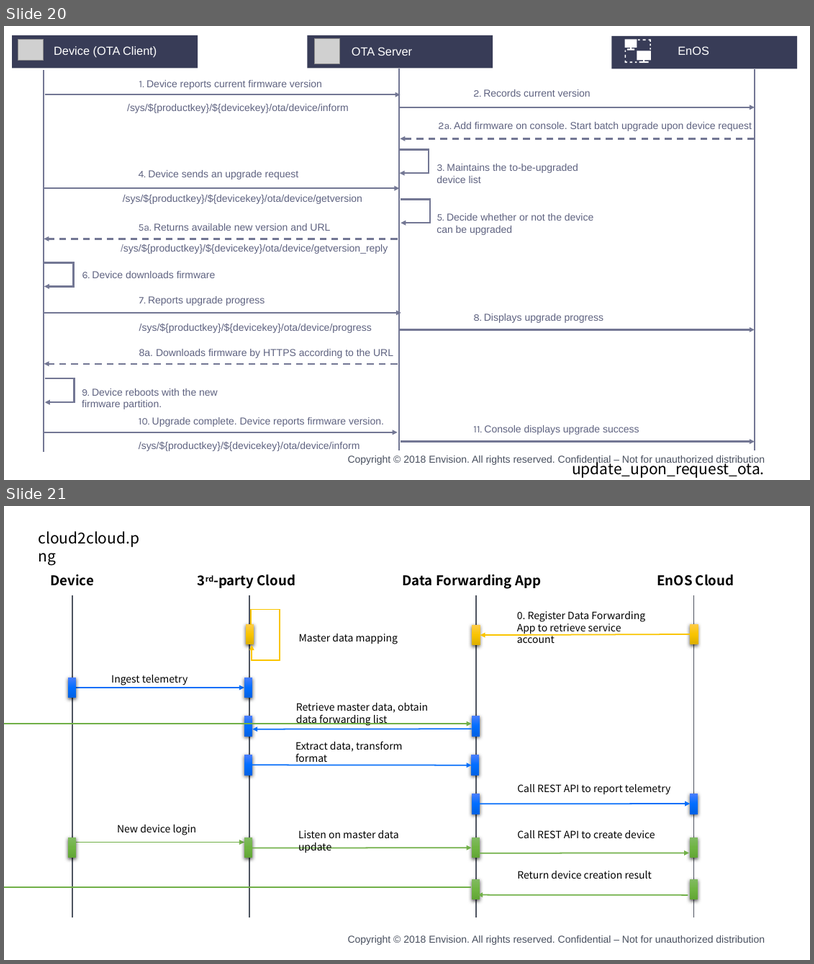
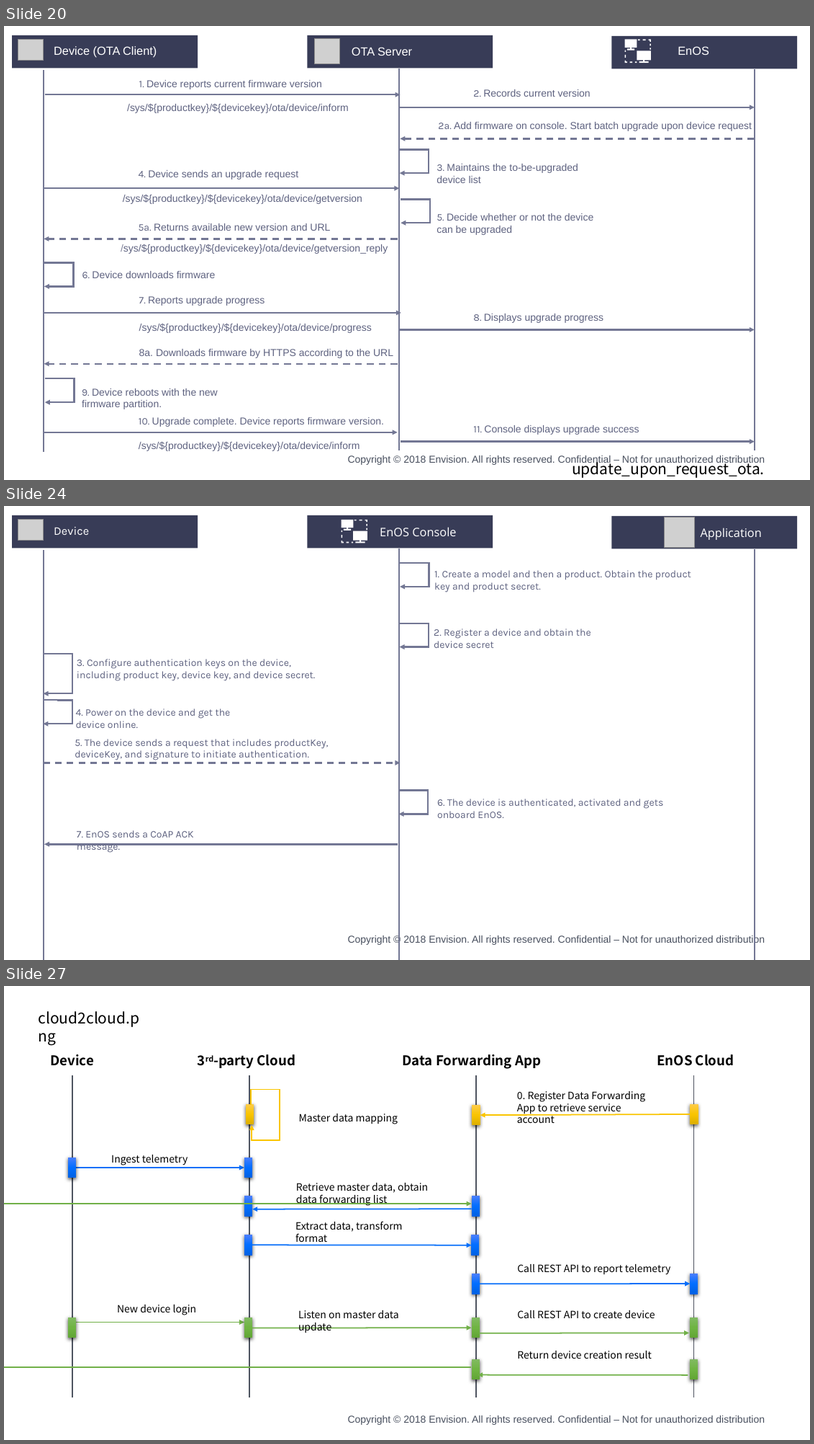
Before and after one commit to kikuchiyo/device_connection_en, a slide deck: media/device_en.pptx. Shown one above the other, each under a label of ours: slides 20 and 21 before the commit, slides 20, 24 and 27 after it; the slides between them are not shown. The pictures are 814x964 and 814x1444 pixels, drawn with LibreOffice and Linux fonts; fonts in the diff are those of the drawing; grey boxes stand for pictures; background and template pictures are left out. Boxes give left, top, right and bottom in pixels: in the first picture for what was removed or moved away, otherwise in the second. Text is boxed around its words. In the diff, an @@ line names an element or a change of style, - is before the commit and + after.

```diff
--- a/media/device_en.pptx
+++ b/media/device_en.pptx
@@ slide 24 added at [4, 506, 810, 960], background #FFFFFF; not listed: 1 template element that a slide beside it also shows @@
@@ group added at [12, 515, 797, 960]: 10 texts, 8 lines, 5 elbow arrows, 3 rectangles, 2 pictures, 2 arrows, 1 freeform shape @@
+Device
+Application
+1. Create a model and then a product. Obtain the product key and product secret.
+2. Register a device and obtain the device secret
+3. Configure authentication keys on the device, including product key, device key, and device secret.
+5. The device sends a request that includes productKey, deviceKey, and signature to initiate authentication.
+7. EnOS sends a CoAP ACK message.
+EnOS Console
+4. Power on the device and get the device online.
+6. The device is authenticated, activated and gets onboard EnOS.
@@ what was slide 21 is now slide 27 @@
```
Also in this commit, not shown: 7 other slides added, 24 other files.
